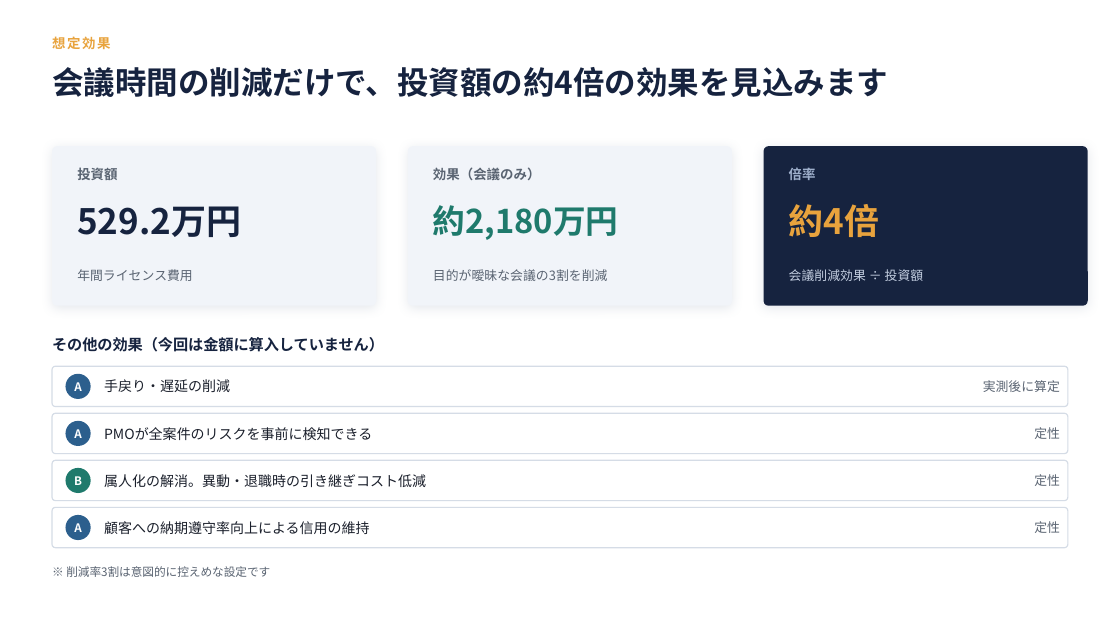
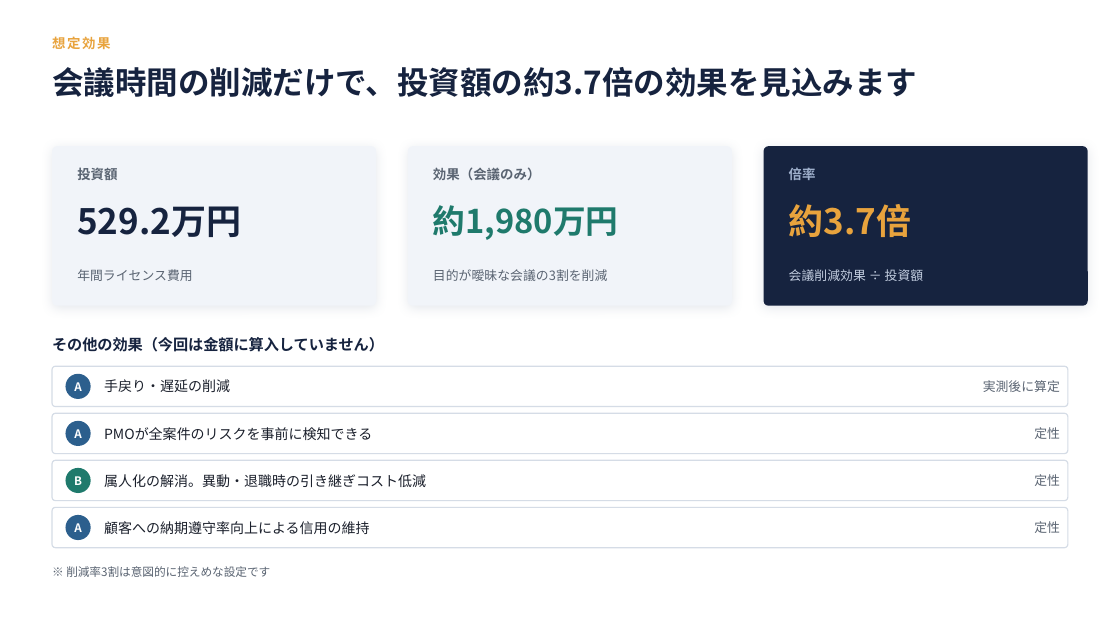
Before and after one commit to nii-d/claude-test, a slide deck: slide 22 of slides/notion-proposal.pptx (slide 21 before the commit). Drawn at 1120x630 pixels with LibreOffice and Linux fonts; fonts in the diff are those of the drawing. Boxes give left, top, right and bottom in pixels: in the first picture for what was removed or moved away, otherwise in the second. Text is boxed around its words. In the diff, an @@ line names an element or a change of style, - is before the commit and + after.

```diff
--- a/slides/notion-proposal.pptx
+++ b/slides/notion-proposal.pptx
@@ text at (52,67,917,97): text changed @@
-会議時間の削減だけで、投資額の約4倍の効果を見込みます
+会議時間の削減だけで、投資額の約3.7倍の効果を見込みます
@@ text at (433,205,618,240): text changed @@
-約2,180万円
+約1,980万円
@@ text at (789,204,912,237): text changed @@
-約4倍
+約3.7倍
```
Also in this commit, not shown: 3 other slides changed, 1 slide added, 3 other files.
